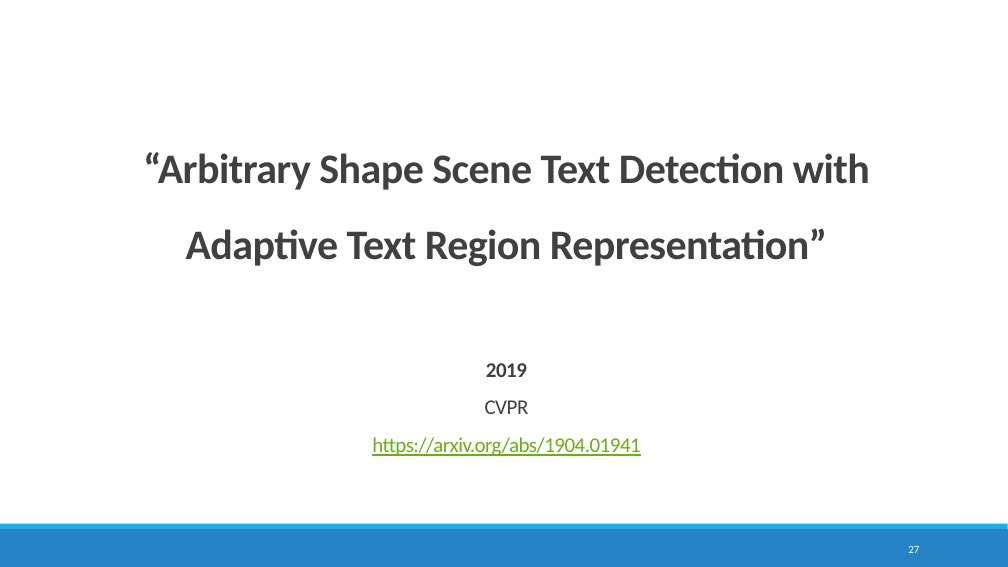
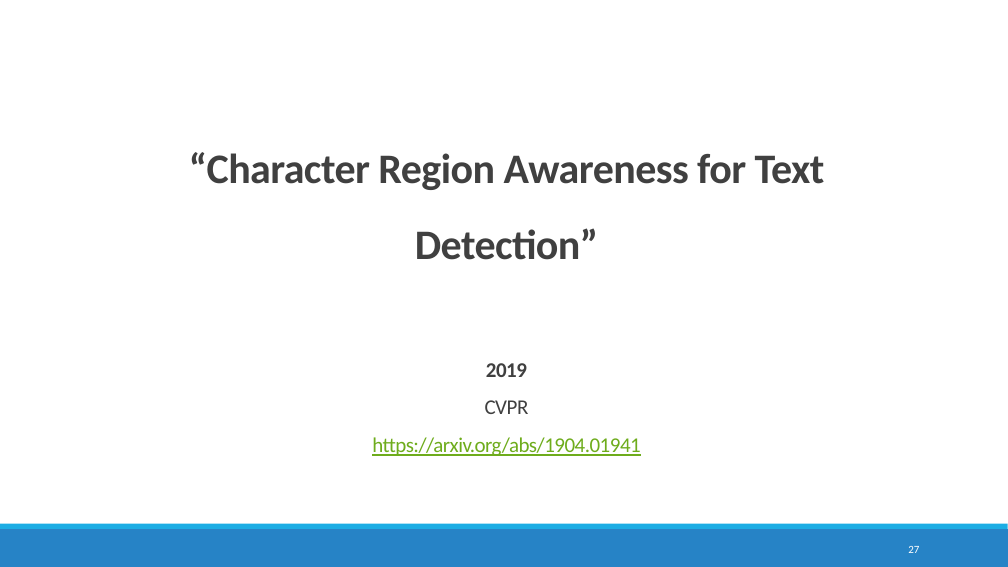
Before and after one commit to maryamhashemi/Text-Localization, a slide deck: slide 27 of Text Localization.pptx. Drawn at 1008x567 pixels with LibreOffice and Linux fonts; fonts in the diff are those of the drawing. Boxes give left, top, right and bottom in pixels: in the first picture for what was removed or moved away, otherwise in the second. Text is boxed around its words. In the diff, an @@ line names an element or a change of style, - is before the commit and + after.

Commit message:
Update Slide

```diff
--- a/Text Localization.pptx
+++ b/Text Localization.pptx
@@ text at [189,152,825,260]: text changed @@
-“Arbitrary Shape Scene Text Detection with Adaptive Text Region Representation”
+“Character Region Awareness for Text Detection”
```
Also in this commit, not shown: 1 other slide changed.
